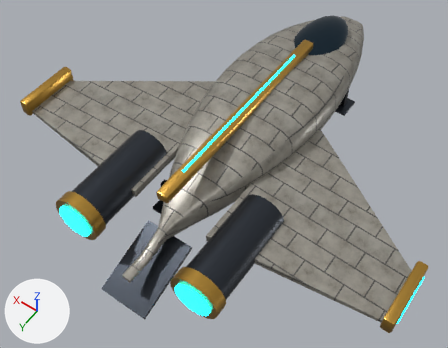
The glTF model assets/models/ship_jumper.glb as it was, and as the next commit left it.
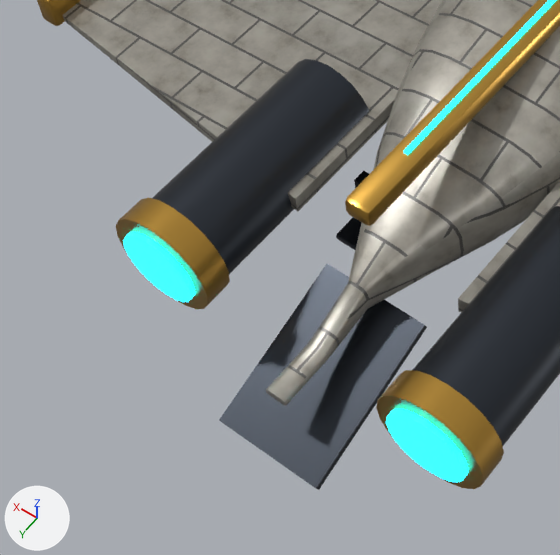
Old and new are each drawn whole from a 50 mm camera at (-8.74, 14.45, 20.58) aimed at (0.17, 1.97, 0.97) and again close up on the part from 1% to 56% of the width and 30% to 100% of the height. Arrows for +X, +Y and +Z are at lower left; the lights stay in place. The older version's two pictures come first. Vertices at exactly the same position are counted once.

The first close-up shows 'ship_jumper'.
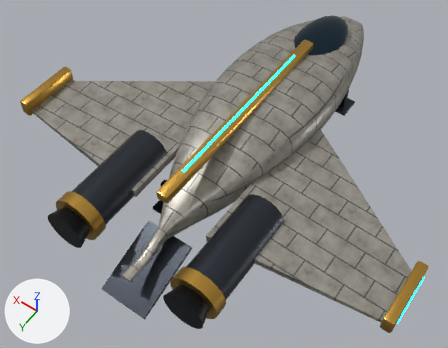
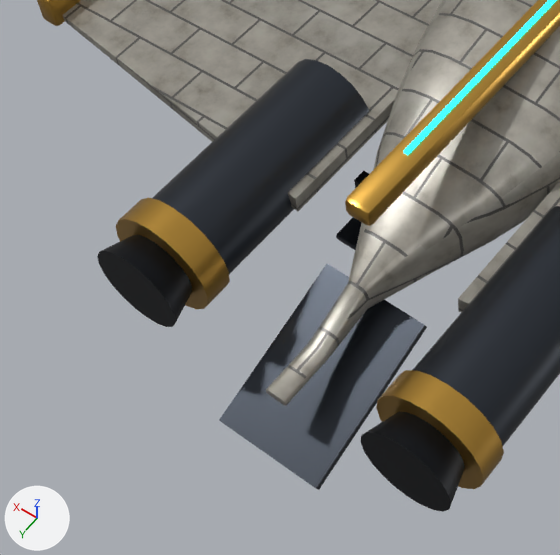
Pixel boxes (x1, y1, x2, y2) of what changed, in the close-ups (560 x 555 px; the box of a moved part takes in the faces that stretch with it):
'ship_jumper', reshaped
    before: (37, 0, 560, 490)
    after: (37, 0, 560, 512)
part 1 of me_fuselage, added (black)
    after: (97, 235, 192, 327)
part 2 of me_fuselage, added (black)
    after: (361, 412, 465, 512)
part 3 of me_fuselage, moved or reshaped (not visible afterwards)
    before: (123, 231, 196, 302)
part 4 of me_fuselage, moved or reshaped (not visible afterwards)
    before: (386, 408, 469, 483)

Diff of the bpy script that builds the scene:
```diff
--- a/assets/models/ship_jumper.glb.py
+++ b/assets/models/ship_jumper.glb.py
@@ me_fuselage @@
 # used by ob_ship_jumper; location = (0.0, 0.0, 0.0)
-me_fuselage.from_pydata(...)  # 1274 vertices, 2448 faces; spans x -8.3..8.3, y -8.0..8.4, z 0.0..4.0
+me_fuselage.from_pydata(...)  # 1354 vertices, 2600 faces; spans x -8.3..8.3, y -8.0..8.4, z 0.0..4.0
+# me_fuselage part 1: a new loose piece, a 20-sided cut cone along y (radius 0.62 at the low end, 0.8 at the high end) spanning x 1.8..3.4, y 7.5..8.1, z 1.5..3.1, in mat_darkmetal (black #1c1f24)
+# me_fuselage part 2: a new loose piece, a 20-sided cut cone along y (radius 0.62 at the low end, 0.8 at the high end) spanning x -3.4..-1.8, y 7.5..8.1, z 1.5..3.1, in mat_darkmetal (black #1c1f24)
+# me_fuselage part 3
+# 40 vertices move from x 1.9..3.3, y 7.5..7.7, z 1.6..3.0 to x 2.1..3.0, y 7.4..7.5, z 1.8..2.8
+# me_fuselage part 4
+# 40 vertices move from x -3.3..-1.9, y 7.5..7.7, z 1.6..3.0 to x -3.0..-2.1, y 7.4..7.5, z 1.8..2.8
 me_fuselage.materials.append(mat_ship_hull)
```
